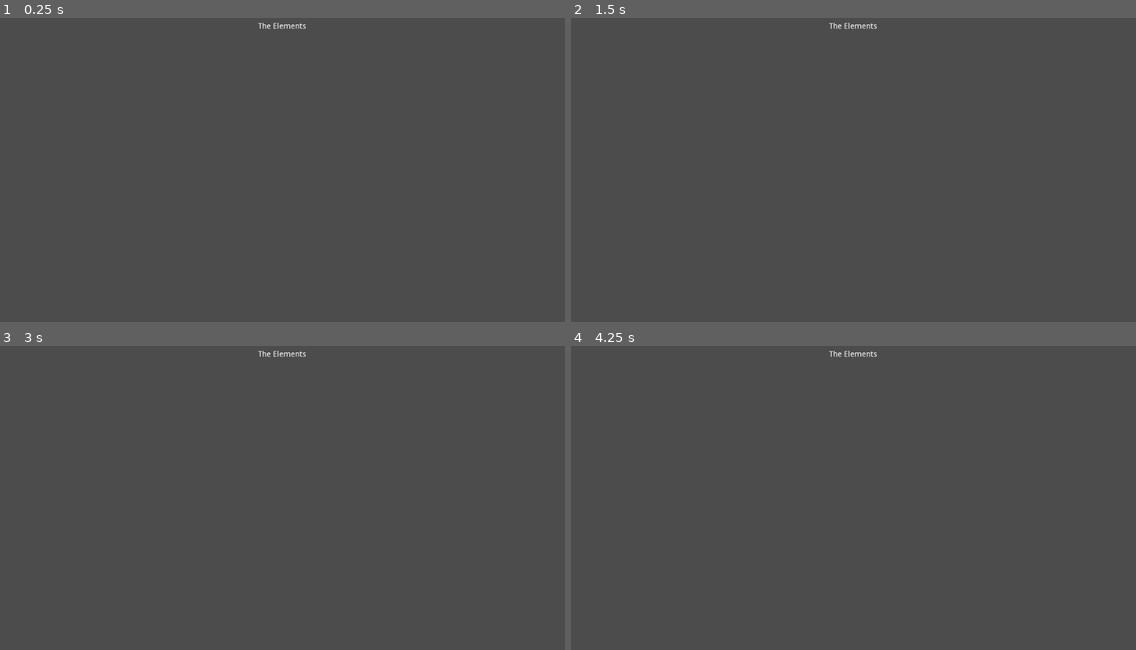
Above: before the commit, frames 1-4 (two rows, left to right).
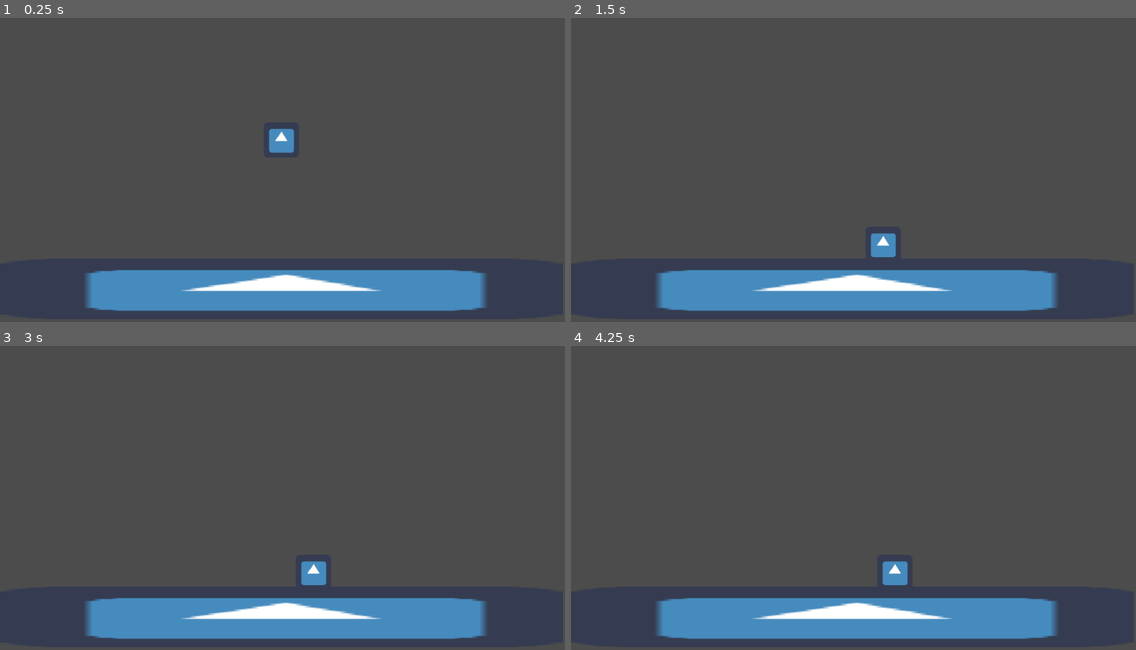
Above: after the commit, the same moments.

Repository: it-teaching-abo-akademi/project-the-elements
Game: Godot game, scene res://Scenes/FirstScene.tscn
Two runs of this game, one before a commit and one after it. Both use one fixed random seed, a clock stepped at 60 frames per second and the inputs below. The engine's default icon, where the game draws it, is replaced by a stand-in: a white triangle on a blue panel in a dark square.
Inputs (mouse positions are in pixels of both pictures, inside the frame that each line leads up to):
- Up to frame 1 (0.25 s): no input
- Up to frame 2 (1.5 s): move the mouse to (977, 139) at 0.52 s; hold Right (ui_right) from 0.53 s (still down); click (977, 139) at 0.67 s; move the mouse to (740, 173) at 1.27 s; click (740, 173) at 1.42 s
- Up to frame 3 (3 s): move the mouse to (339, 412) at 2.02 s; release Right (ui_right) at 2.03 s; hold Left (ui_left) 2.03-2.78 s; click (339, 412) at 2.17 s; move the mouse to (254, 549) at 2.77 s; hold Right (ui_right) from 2.78 s (still down); click (254, 549) at 2.92 s
- Up to frame 4 (4.25 s): keep holding Right (ui_right); move the mouse to (1023, 534) at 3.52 s; click (1023, 534) at 3.67 s

The runs differ from the first frame. In frame 1, 10% of the frame differs, in the area x 15-87%, y 1-97%; in frame 2, 10%; in frame 3, 10%; in frame 4, 10%.
Error after the commit: Invalid type in function 'attack' in base 'KinematicBody2D (KinematicBody2D.gd)'. Cannot convert argument 1 from Nil to Vector2. (res://Scenes/KinematicBody2D.…

Commit message:
basic moving system, flying system and attacking system(only structure)

Diff:
--- a/Scenes/FirstScene.tscn
+++ b/Scenes/FirstScene.tscn
@@ -1,13 +1,38 @@
-[gd_scene load_steps=2 format=2]
+[gd_scene load_steps=5 format=2]
 
-[ext_resource path="res://Scripts/FirstScene.gd" type="Script" id=1]
+[ext_resource path="res://Scenes/KinematicBody2D.gd" type="Script" id=1]
+[ext_resource path="res://icon.png" type="Texture" id=2]
+
+[sub_resource type="RectangleShape2D" id=1]
+extents = Vector2( 30, 30 )
+
+[sub_resource type="RectangleShape2D" id=2]
+extents = Vector2( 510, 50 )
 
 [node name="Node2D" type="Node2D"]
+position = Vector2( 510, 260 )
+
+[node name="KinematicBody2D" type="KinematicBody2D" parent="."]
 script = ExtResource( 1 )
+__meta__ = {
+"_edit_group_": true
+}
 
-[node name="Label" type="Label" parent="."]
-margin_right = 1023.0
-margin_bottom = 127.0
-text = "The Elements"
-align = 1
-valign = 1
+[node name="Sprite" type="Sprite" parent="KinematicBody2D"]
+position = Vector2( -0.241272, -0.836639 )
+texture = ExtResource( 2 )
+
+[node name="CollisionShape2D" type="CollisionShape2D" parent="KinematicBody2D"]
+shape = SubResource( 1 )
+
+[node name="StaticBody2D" type="StaticBody2D" parent="."]
+position = Vector2( 20, 180 )
+
+[node name="CollisionShape2D" type="CollisionShape2D" parent="StaticBody2D"]
+position = Vector2( -20, 100 )
+shape = SubResource( 2 )
+
+[node name="Sprite" type="Sprite" parent="StaticBody2D"]
+position = Vector2( -20, 100 )
+scale = Vector2( 15.9375, 1.71875 )
+texture = ExtResource( 2 )
--- /dev/null
+++ b/Scenes/KinematicBody2D.gd
@@ -0,0 +1,82 @@
+extends KinematicBody2D
+
+const UP = Vector2(0,-1)
+var motion =Vector2()
+enum {STATE_IDLE, STATE_ATTACK, STATE_FLY}
+var state : int = STATE_IDLE
+const SPEED = 15
+const FLYING_SPEED = 8
+const FLYING_ADJUST_SPEED = 3
+const GRAVITY = 5
+var fuel : int = 2000
+
+func _physics_process(delta):
+	motion.y+=GRAVITY
+	if state == STATE_FLY:
+		motion += -get_local_mouse_position().normalized()*FLYING_SPEED
+		fuel -=1
+		#print(fuel)
+
+	if(!is_on_floor() || state == STATE_FLY):
+		if Input.is_action_pressed("ui_right"):
+			motion.x += FLYING_ADJUST_SPEED
+		elif Input.is_action_pressed("ui_left"):
+			motion.x += -FLYING_ADJUST_SPEED
+
+#if there is no flying effect
+	else:
+		if (abs(motion.x) > SPEED):
+			motion*=0.95
+		else:
+			if Input.is_action_pressed("ui_right"):
+				motion.x = SPEED
+			elif Input.is_action_pressed("ui_left"):
+				motion.x = -SPEED
+			else:
+				motion.x = 0
+
+	motion = move_and_slide(motion,UP)
+	pass
+
+
+func _input(event):
+	var attack_begin
+	#var last_mouse_position
+	var attack_end
+	var coordinator_array = Array()
+	var frame_count : int = 0
+
+	if state == STATE_IDLE:
+		if event is InputEventMouseButton && event.is_pressed():
+			if event.button_index == BUTTON_LEFT:
+				attack_begin = get_global_mouse_position()
+				#last_mouse_position = attack_begin
+				coordinator_array.append(attack_begin)
+				state = STATE_ATTACK
+			if event.button_index == BUTTON_RIGHT:
+				state = STATE_FLY
+	elif state == STATE_ATTACK:
+		#attacking mode detection here
+
+		#
+		if event is InputEventMouseMotion:
+			frame_count+=1
+			if(frame_count == 5):
+				frame_count = 0
+				coordinator_array.append(get_global_mouse_position())
+			#print("Attacking mode:", event.position)
+			#last_mouse_position = get_global_mouse_position()
+			#some manipulation here
+		if event is InputEventMouseButton && (!event.is_pressed()) && event.button_index == BUTTON_LEFT:
+			state = STATE_IDLE
+			attack_end = get_global_mouse_position()
+			coordinator_array.append(attack_end)
+			attack(attack_begin,attack_end,coordinator_array)
+			coordinator_array.clear()
+	elif state == STATE_FLY:
+		#flying logic in the _physics_process function
+		if event is InputEventMouseButton && (!event.is_pressed()) && event.button_index == BUTTON_RIGHT:
+			state = STATE_IDLE
+
+func attack(attack_begin:Vector2, attack_end:Vector2,coordinator_array:Array):
+	pass
--- a/Scripts/FirstScene.gd
+++ b/Scripts/FirstScene.gd
@@ -3,11 +3,26 @@
 # Declare member variables here. Examples:
 # var a = 2
 # var b = "text"
+enum {STATE_IDLE, STATE_ATTACK, STATE_FLY}
+var state : int = STATE_IDLE
 
-# Called when the node enters the scene tree for the first time.
-func _ready():
-	pass # Replace with function body.
-
-# Called every frame. 'delta' is the elapsed time since the previous frame.
-#func _process(delta):
-#	pass
+func _input(event):
+	if state == STATE_IDLE:
+		if event is InputEventMouseButton && event.is_pressed():
+			if event.button_index == BUTTON_LEFT:
+				state = STATE_ATTACK
+			if event.button_index == BUTTON_RIGHT:
+				state = STATE_FLY
+	elif state == STATE_ATTACK:
+		if event is InputEventMouseMotion:
+			print("Attacking mode:", event.position)
+			#分辨近战远程
+			#攻击处理
+		if event is InputEventMouseButton && (!event.is_pressed()) && event.button_index == BUTTON_LEFT:
+			state = STATE_IDLE
+	elif state == STATE_FLY:
+		if event is InputEventMouseMotion:
+			print("Flying mode:", event.position)
+			#飞行处理
+		if event is InputEventMouseButton && (!event.is_pressed()) && event.button_index == BUTTON_RIGHT:
+			state = STATE_IDLE
